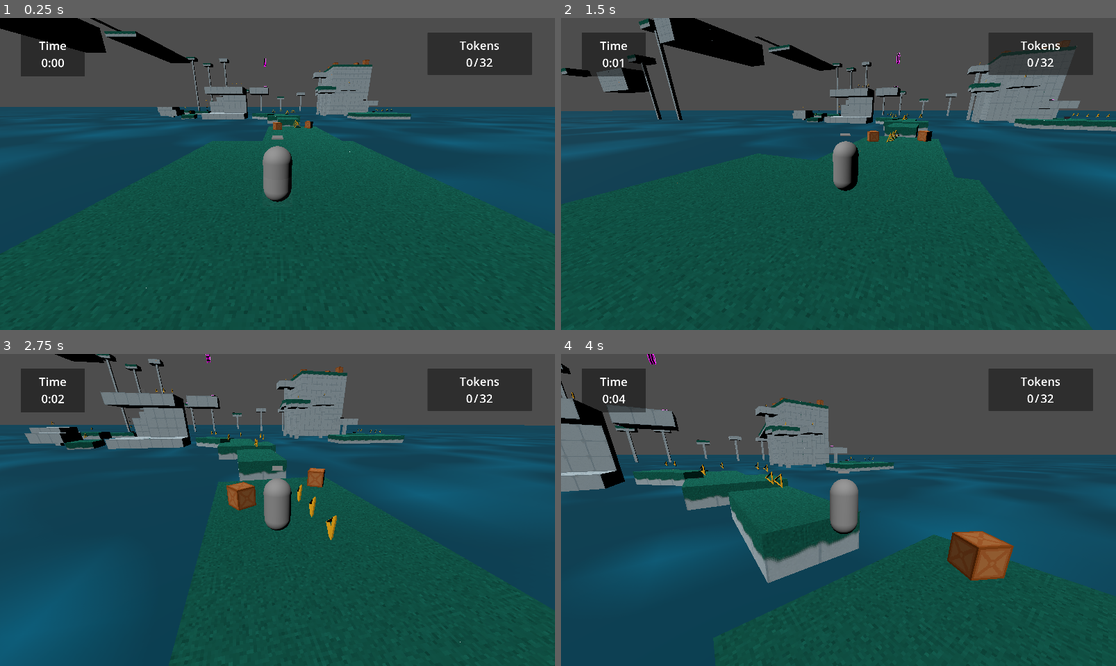
Above: before the commit, frames 1-4 (two rows, left to right).
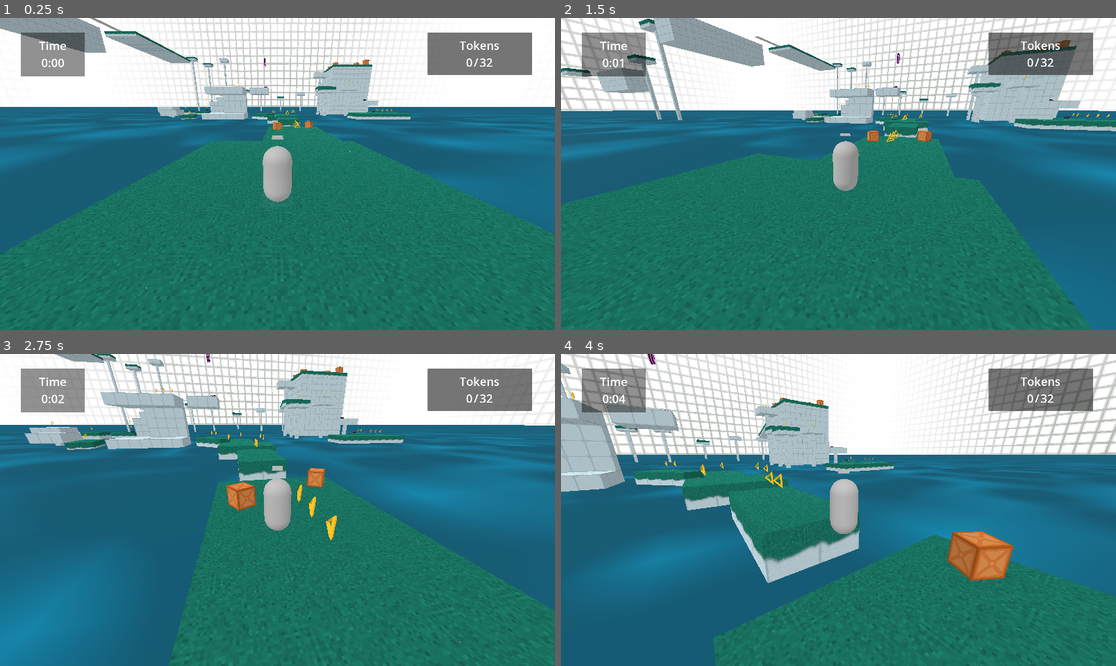
Above: after the commit, the same moments.

Repository: Nigel-Karunaratne/3DPlatformer_Godot4
Game: Godot game, scene res://level_scenes/monument1.tscn
Two runs of this game, one before a commit and one after it. Both use one fixed random seed, a clock stepped at 60 frames per second and the inputs below. The project has no main scene, so this scene is started directly.
Inputs (mouse positions are in pixels of both pictures, inside the frame that each line leads up to):
- Up to frame 1 (0.25 s): no input
- Up to frame 2 (1.5 s): tap Enter at 0.5 s; move the mouse to (866, 174) at 0.52 s; hold W (move_forward) from 0.53 s (still down); tap R at 0.6 s; tap Space (jump) at 0.77 s; move the mouse to (810, 174) at 1.27 s; tap T at 1.35 s
- Up to frame 3 (2.75 s): keep holding W (move_forward); tap Space (jump) at 1.52 s; move the mouse to (288, 503) at 2.02 s; hold F from 2.03 s (still down)
- Up to frame 4 (4 s): keep holding W (move_forward); move the mouse to (832, 516) at 2.77 s; release F at 2.78 s; tap R at 2.85 s; tap Space (jump) at 3.02, 3.77 s; move the mouse to (877, 513) at 3.52 s; tap T at 3.6 s

The runs differ from the first frame. In frame 1, 100% of the frame differs, in the area x 0-100%, y 0-100%; in frame 2, 99%; in frame 3, 100%; in frame 4, 100%.

Commit message:
Add Skybox

Diff:
--- a/level_scenes/monument1.tscn
+++ b/level_scenes/monument1.tscn
@@ -1,7 +1,8 @@
-[gd_scene load_steps=31 format=3 uid="uid://c4gnsdnhs7sou"]
+[gd_scene load_steps=32 format=3 uid="uid://c4gnsdnhs7sou"]
 
 [ext_resource type="PackedScene" uid="uid://dtasqdlailihb" path="res://prefab_scenes/game_manager_node.tscn" id="1_h8apo"]
 [ext_resource type="Material" uid="uid://dhx50t56hjcnt" path="res://materials/m_grid_verdigris.tres" id="1_o3tyx"]
+[ext_resource type="Environment" uid="uid://ced7srsyp88wf" path="res://post_processing/env_monument.tres" id="1_u3oin"]
 [ext_resource type="PackedScene" uid="uid://ceyhw3o4v3g3n" path="res://prefab_scenes/player.tscn" id="2_u2qu1"]
 [ext_resource type="PackedScene" uid="uid://cjga8w2bc7wiu" path="res://prefab_scenes/player_camera.tscn" id="3_vs4iy"]
 [ext_resource type="PackedScene" uid="uid://c7e2p8vwgm6gw" path="res://prefab_scenes/launcher.tscn" id="4_6j2ia"]
@@ -39,6 +40,9 @@
 
 [node name="Node3D" type="Node3D"]
 
+[node name="WorldEnvironment" type="WorldEnvironment" parent="."]
+environment = ExtResource("1_u3oin")
+
 [node name="GameManagerNode" parent="." node_paths=PackedStringArray("checkpoints", "current_checkpoint", "game_ui", "death_ui", "pause_ui", "player_ref", "camera_ref") instance=ExtResource("1_h8apo")]
 checkpoints = [NodePath("../Checkpoints/CheckpointNode3D2"), NodePath("../Checkpoints/CheckpointNode3D3"), NodePath("../Checkpoints/CheckpointNode3D4"), NodePath("../Checkpoints/CheckpointINode3D")]
 current_checkpoint = NodePath("../Checkpoints/CheckpointINode3D")
